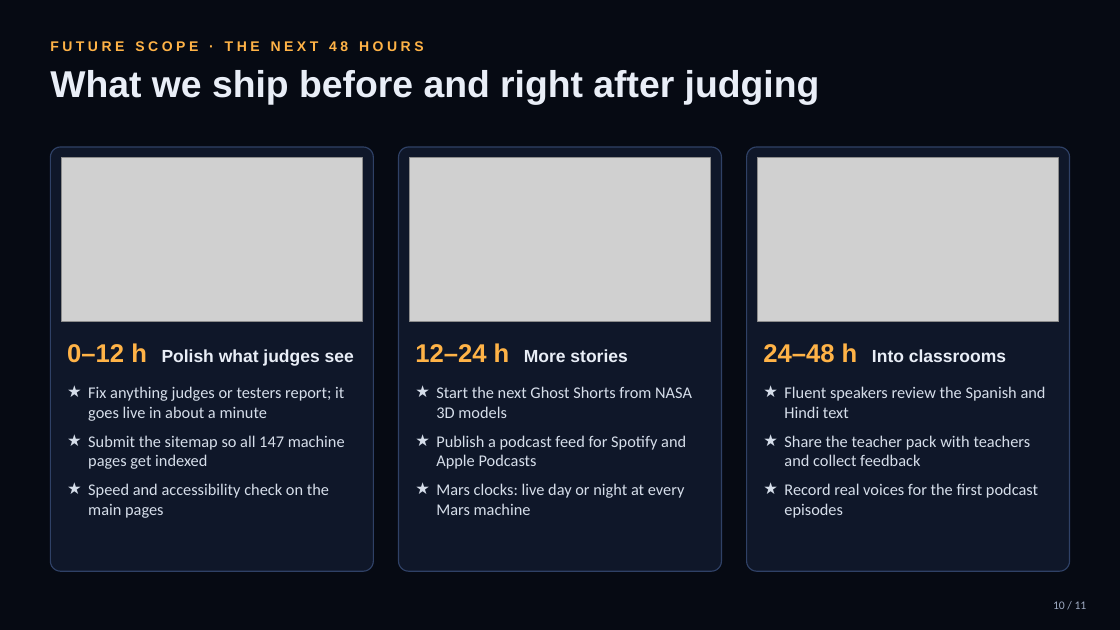
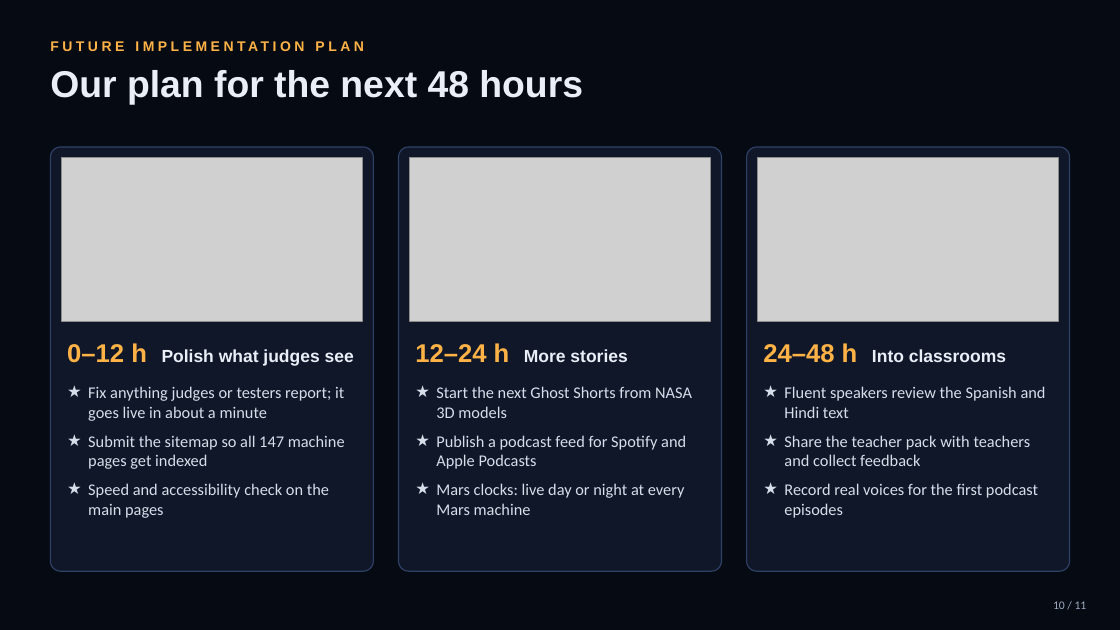
Before and after one commit to Agneay-Community-Hub/Invictus, a slide deck: slide 10 of docs/pitch-deck.pptx. Drawn at 1120x630 pixels with LibreOffice and Linux fonts; fonts in the diff are those of the drawing; grey boxes stand for pictures; background and template pictures are left out. Boxes give left, top, right and bottom in pixels: in the first picture for what was removed or moved away, otherwise in the second. Text is boxed around its words. In the diff, an @@ line names an element or a change of style, - is before the commit and + after.

```diff
--- a/docs/pitch-deck.pptx
+++ b/docs/pitch-deck.pptx
@@ text at [50, 41, 423, 51]: text changed @@
-FUTURE SCOPE · THE NEXT 48 HOURS
+FUTURE IMPLEMENTATION PLAN
@@ text at [50, 70, 583, 105]: text changed @@
-What we ship before and right after judging
+Our plan for the next 48 hours
```
Also in this commit, not shown: 2 other files.
